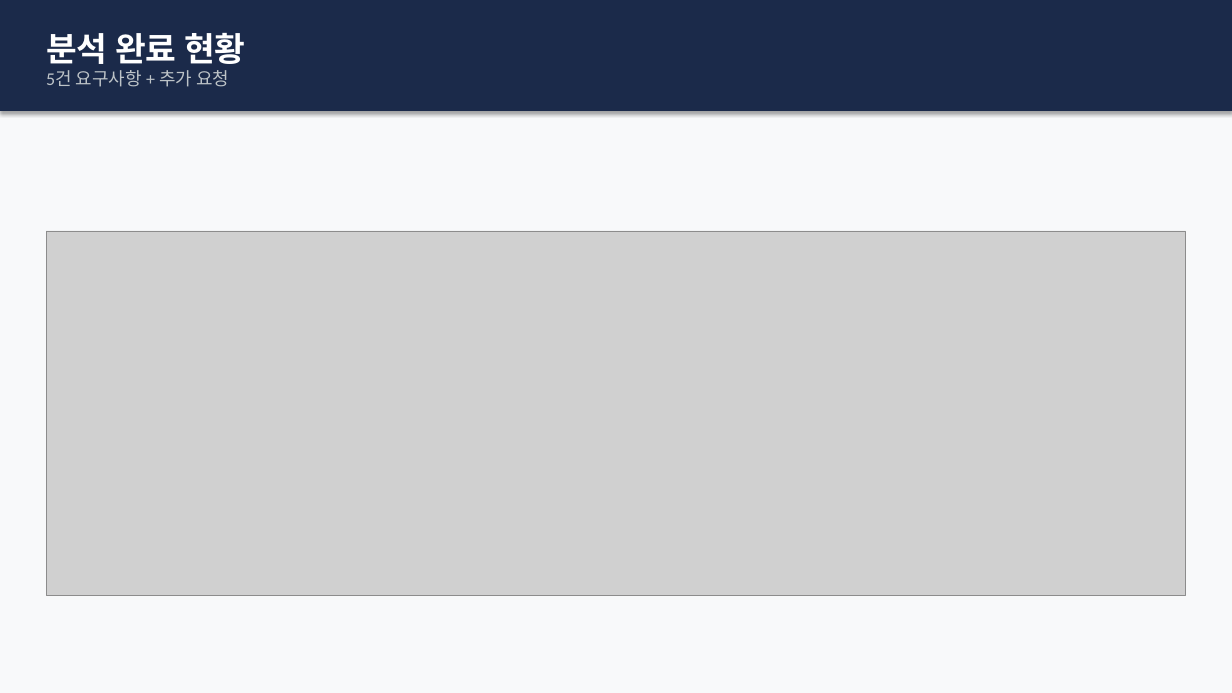
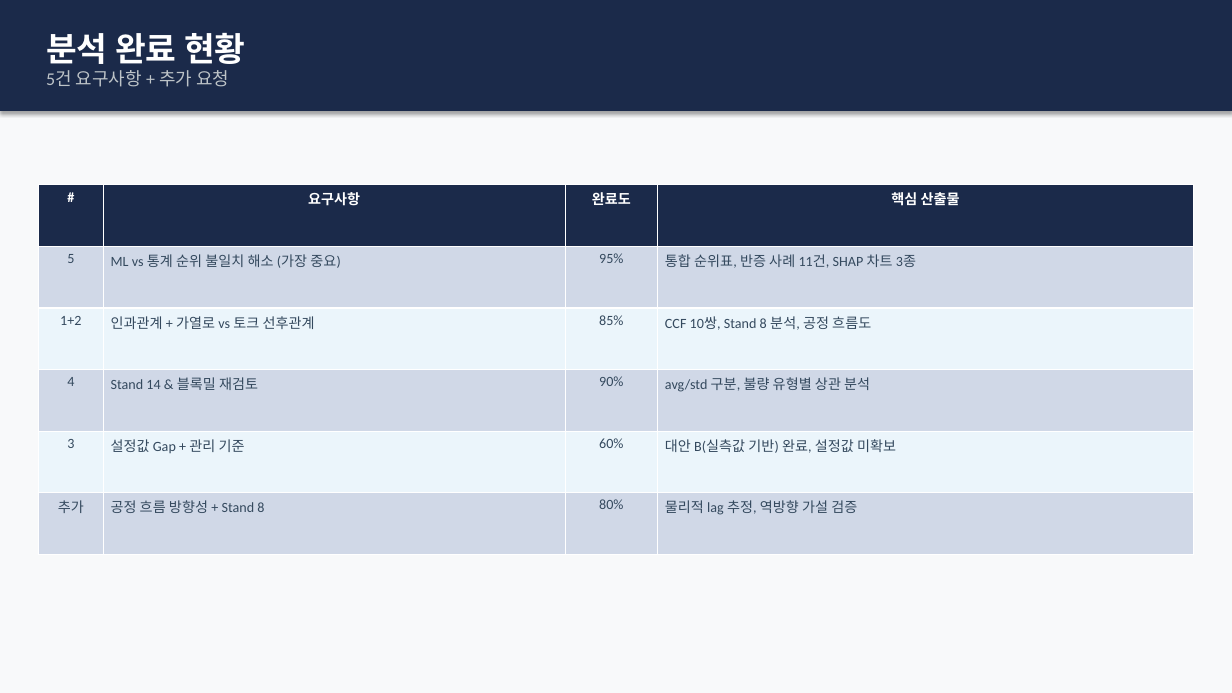
Before and after one commit to pathcosmos/steel_grade_iqr_analysis_v2, a slide deck: slide 3 of 0330_additional/0330_DH_Steel_IBA_분석보고서.pptx. Drawn at 1232x693 pixels with LibreOffice and Linux fonts; fonts in the diff are those of the drawing; grey boxes stand for pictures. Boxes give left, top, right and bottom in pixels: in the first picture for what was removed or moved away, otherwise in the second. Text is boxed around its words. In the diff, an @@ line names an element or a change of style, - is before the commit and + after.

```diff
--- a/0330_additional/0330_DH_Steel_IBA_분석보고서.pptx
+++ b/0330_additional/0330_DH_Steel_IBA_분석보고서.pptx
@@ table added at (x1=39, y1=185, x2=1194, y2=555), 6 rows, 4 columns @@
+# | 요구사항 | 완료도 | 핵심 산출물
+5 | ML vs 통계 순위 불일치 해소 (가장 중요) | 95% | 통합 순위표, 반증 사례 11건, SHAP 차트 3종
+1+2 | 인과관계 + 가열로 vs 토크 선후관계 | 85% | CCF 10쌍, Stand 8 분석, 공정 흐름도
+4 | Stand 14 & 블록밀 재검토 | 90% | avg/std 구분, 불량 유형별 상관 분석
+3 | 설정값 Gap + 관리 기준 | 60% | 대안 B(실측값 기반) 완료, 설정값 미확보
+추가 | 공정 흐름 방향성 + Stand 8 | 80% | 물리적 lag 추정, 역방향 가설 검증
@@ picture removed at (x1=46, y1=231, x2=1186, y2=596) @@
```
Also in this commit, not shown: 1 other file.
